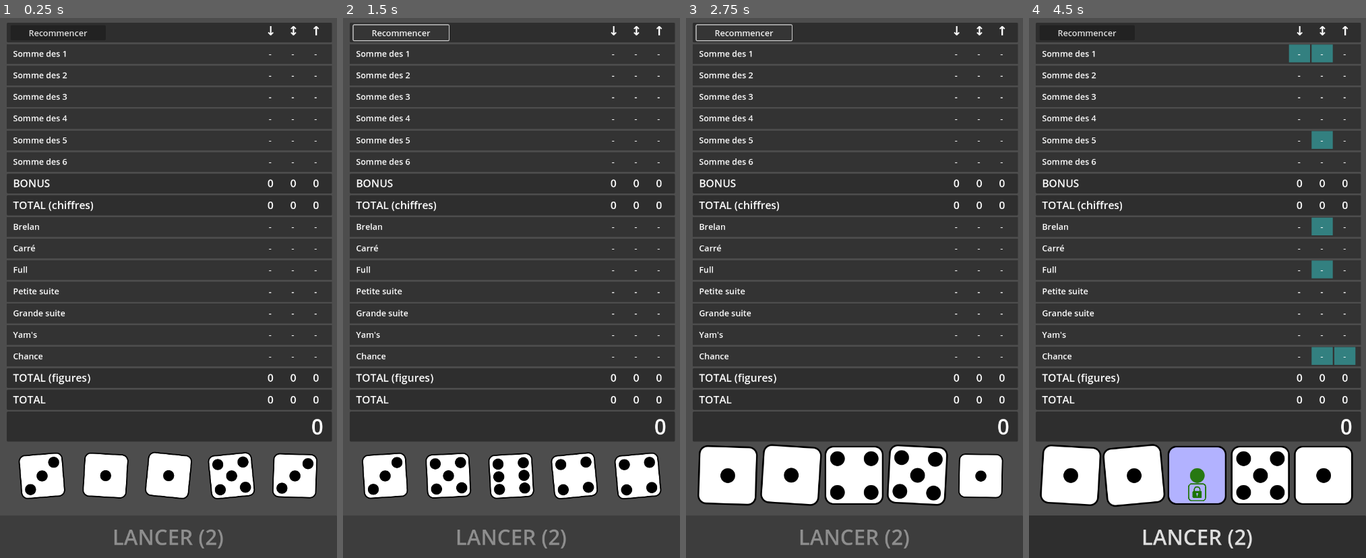
Above: before the commit, frames 1-4 (left to right).
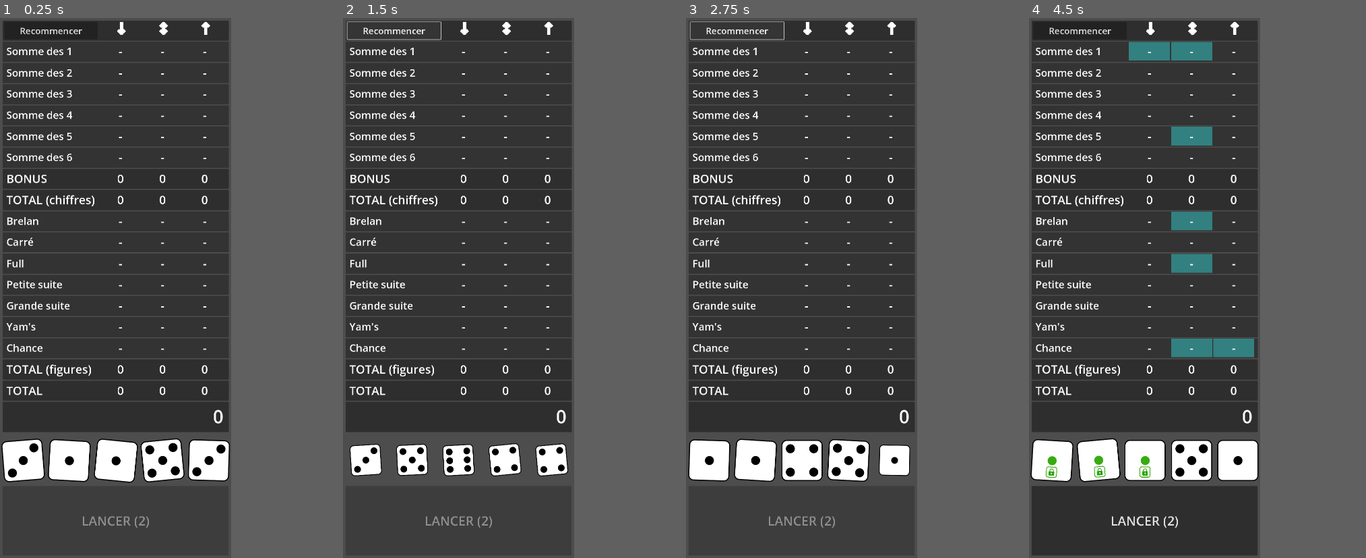
Above: after the commit, the same moments.

Repository: MicCode/yamsatro
Game: Godot game, scene res://main/main.tscn
Two runs of this game, one before a commit and one after it. Both use one fixed random seed, a clock stepped at 60 frames per second and the inputs below.
Inputs (mouse positions are in pixels of both pictures, inside the frame that each line leads up to; where the layout moved, square brackets give the same spot in the first picture):
- Up to frame 1 (0.25 s): no input
- Up to frame 2 (1.5 s): click "Recommencer" at 0.5 s; click "Recommencer" at 1.25 s
- Up to frame 3 (2.75 s): click "Recommencer" at 2 s
- Up to frame 4 (4.5 s): click (1066, 460) [1042, 444] at 2.75 s; click (1133, 460) [1103, 444] at 3.5 s; click (1200, 460) [1167, 444] at 4.25 s
In our replay, the window is 500x800 before the commit and 343x800 after it. These sizes can differ from the game's own. Grey fills any space a smaller window leaves; there, only what the larger window draws over its background counts as a difference.

The runs differ from the first frame. In frame 1, 23% of the frame differs, in the area x 0-100%, y 0-99%; in frame 2, 22%; in frame 3, 23%; in frame 4, 30%, in the area x 0-100%, y 0-100%.

Commit message:
feat: made controls bigger in UI + setup android export

Diff:
--- a/globals/GUITheme.gd
+++ b/globals/GUITheme.gd
@@ -1,5 +1,5 @@
 extends Node
 
-var die_width: float = 140.0
+var die_width: float = 160.0
 var die_dot_diameter: float = 35.0
 var tray_space_between_dice: float = 10.0
--- a/main/main.tscn
+++ b/main/main.tscn
@@ -17,34 +17,42 @@
 scale = Vector2(4, 4)
 
 [node name="Camera2D" type="Camera2D" parent="."]
-position = Vector2(401, 640)
+position = Vector2(450, 1050)
 
 [node name="DiceTray" parent="." instance=ExtResource("2_pjrb6")]
 unique_name_in_owner = true
-position = Vector2(30, 1014)
+offset_left = 10.0
+offset_top = 1640.0
+offset_right = 910.0
+offset_bottom = 1810.0
 
 [node name="RollButton" type="Button" parent="."]
 unique_name_in_owner = true
-offset_top = 1179.0
-offset_right = 801.0
-offset_bottom = 1281.0
+anchors_preset = 7
+anchor_left = 0.5
+anchor_top = 1.0
+anchor_right = 0.5
+anchor_bottom = 1.0
+offset_left = 10.0
+offset_top = 1820.0
+offset_right = 890.0
+offset_bottom = 2090.0
+grow_horizontal = 2
+grow_vertical = 0
 mouse_default_cursor_shape = 2
 theme_override_font_sizes/font_size = 50
 text = "ROLL"
 
 [node name="ScoresUi" parent="." instance=ExtResource("4_c651c")]
-offset_left = -1.0
-offset_top = 4.0
-offset_right = -1.0
-offset_bottom = 4.0
+offset_bottom = 0.0
 
 [node name="StartNew" type="Button" parent="."]
-offset_left = 26.0
-offset_top = 17.0
-offset_right = 252.0
-offset_bottom = 53.0
+offset_left = 17.0
+offset_top = 16.0
+offset_right = 381.0
+offset_bottom = 83.0
 mouse_default_cursor_shape = 2
-theme_override_font_sizes/font_size = 20
+theme_override_font_sizes/font_size = 35
 text = "Recommencer"
 
 [connection signal="pressed" from="RollButton" to="." method="_on_roll_button_pressed"]
--- a/project.godot
+++ b/project.godot
@@ -25,9 +25,11 @@
 
 [display]
 
-window/size/viewport_width=800
-window/size/viewport_height=1280
-window/size/resizable=false
+window/size/viewport_width=900
+window/size/viewport_height=2100
+window/size/mode=2
+window/stretch/mode="viewport"
+window/handheld/orientation=1
 
 [file_customization]
 
@@ -40,4 +42,5 @@
 textures/canvas_textures/default_texture_filter=0
 renderer/rendering_method="gl_compatibility"
 renderer/rendering_method.mobile="gl_compatibility"
+textures/vram_compression/import_etc2_astc=true
 2d/snap/snap_2d_transforms_to_pixel=true
--- a/scenes/DiceTray.gd
+++ b/scenes/DiceTray.gd
@@ -1,4 +1,4 @@
-extends Node2D
+extends HBoxContainer
 
 func _ready() -> void:
 	await Game.game_ready
--- a/scenes/DiceTray.tscn
+++ b/scenes/DiceTray.tscn
@@ -3,50 +3,38 @@
 [ext_resource type="Script" uid="uid://bhu7d6pbys4ne" path="res://scenes/DiceTray.gd" id="1_qqici"]
 [ext_resource type="PackedScene" uid="uid://buvhajfabvs81" path="res://scenes/Die.tscn" id="2_ds6xh"]
 
-[node name="DiceTray" type="Node2D"]
+[node name="DiceTray" type="HBoxContainer"]
+custom_minimum_size = Vector2(880, 170)
+offset_right = 880.0
+offset_bottom = 170.0
 script = ExtResource("1_qqici")
 
 [node name="Die" parent="." instance=ExtResource("2_ds6xh")]
 unique_name_in_owner = true
-offset_left = -7.4
-offset_top = -6.4
-offset_right = -7.4
-offset_bottom = -6.4
-grow_horizontal = 1
-grow_vertical = 1
+clip_contents = true
+custom_minimum_size = Vector2(170, 170)
+layout_mode = 2
 
 [node name="Die2" parent="." instance=ExtResource("2_ds6xh")]
 unique_name_in_owner = true
-offset_left = 142.6
-offset_top = -6.4
-offset_right = 142.6
-offset_bottom = -6.4
-grow_horizontal = 1
-grow_vertical = 1
+clip_contents = true
+custom_minimum_size = Vector2(170, 170)
+layout_mode = 2
 
 [node name="Die3" parent="." instance=ExtResource("2_ds6xh")]
 unique_name_in_owner = true
-offset_left = 292.6
-offset_top = -6.4
-offset_right = 292.6
-offset_bottom = -6.4
-grow_horizontal = 1
-grow_vertical = 1
+clip_contents = true
+custom_minimum_size = Vector2(170, 170)
+layout_mode = 2
 
 [node name="Die4" parent="." instance=ExtResource("2_ds6xh")]
 unique_name_in_owner = true
-offset_left = 442.6
-offset_top = -6.4
-offset_right = 442.6
-offset_bottom = -6.4
-grow_horizontal = 1
-grow_vertical = 1
+clip_contents = true
+custom_minimum_size = Vector2(170, 170)
+layout_mode = 2
 
 [node name="Die5" parent="." instance=ExtResource("2_ds6xh")]
 unique_name_in_owner = true
-offset_left = 592.6
-offset_top = -6.4
-offset_right = 592.6
-offset_bottom = -6.4
-grow_horizontal = 1
-grow_vertical = 1
+clip_contents = true
+custom_minimum_size = Vector2(170, 170)
+layout_mode = 2
--- a/scenes/die.tscn
+++ b/scenes/die.tscn
@@ -71,12 +71,18 @@
 modulate_color = Color(0.588378, 0.954463, 3.85046e-07, 1)
 
 [node name="Die" type="TextureButton"]
+anchors_preset = -1
+anchor_right = 0.16
+anchor_bottom = 0.07
+offset_right = 26.0
+offset_bottom = 23.0
 grow_horizontal = 2
 grow_vertical = 2
 pivot_offset = Vector2(74, 74)
 size_flags_horizontal = 3
 size_flags_vertical = 3
 mouse_filter = 1
+mouse_default_cursor_shape = 2
 script = ExtResource("1_kw4wr")
 lock_color = Color(0.219608, 0.670588, 0.0705882, 1)
 
@@ -85,7 +91,7 @@
 layout_mode = 0
 offset_right = 147.0
 offset_bottom = 147.0
-mouse_filter = 1
+mouse_filter = 2
 mouse_default_cursor_shape = 2
 theme_override_styles/panel = SubResource("StyleBoxFlat_77e4n")
 
--- a/ui/scores/ScoreCell.tscn
+++ b/ui/scores/ScoreCell.tscn
@@ -4,9 +4,9 @@
 [ext_resource type="Texture2D" uid="uid://c80inq2elqat1" path="res://assets/remove.png" id="2_sa8sk"]
 
 [node name="Panel" type="Panel"]
-custom_minimum_size = Vector2(50, 0)
-offset_right = 50.0
-offset_bottom = 20.0
+custom_minimum_size = Vector2(180, 0)
+offset_right = 180.0
+offset_bottom = 70.0
 mouse_default_cursor_shape = 2
 script = ExtResource("1_0t4cr")
 
@@ -16,9 +16,8 @@
 layout_mode = 2
 anchor_right = 1.0
 anchor_bottom = 1.0
-offset_bottom = 1.0
 size_flags_vertical = 1
-theme_override_font_sizes/font_size = 20
+theme_override_font_sizes/font_size = 45
 text = "123"
 horizontal_alignment = 1
 vertical_alignment = 1
--- a/ui/scores/ScoreLine.tscn
+++ b/ui/scores/ScoreLine.tscn
@@ -5,10 +5,10 @@
 
 [node name="Panel" type="Panel"]
 anchors_preset = -1
-anchor_right = 0.523
+anchor_right = 0.978
 anchor_bottom = 0.034
-offset_right = 0.559998
-offset_bottom = -0.200001
+offset_right = -0.200012
+offset_bottom = -0.200005
 size_flags_horizontal = 3
 size_flags_vertical = 3
 script = ExtResource("1_qat7w")
@@ -28,21 +28,24 @@
 layout_mode = 2
 size_flags_horizontal = 3
 size_flags_vertical = 1
-theme_override_font_sizes/font_size = 20
+theme_override_font_sizes/font_size = 40
 text = "Label"
 vertical_alignment = 1
 
 [node name="ScoreCellA" parent="ScoreLine" instance=ExtResource("2_cc7dw")]
 unique_name_in_owner = true
+custom_minimum_size = Vector2(160, 0)
 layout_mode = 2
 
 [node name="ScoreCellB" parent="ScoreLine" instance=ExtResource("2_cc7dw")]
 unique_name_in_owner = true
+custom_minimum_size = Vector2(160, 0)
 layout_mode = 2
 column = 1
 
 [node name="ScoreCellC" parent="ScoreLine" instance=ExtResource("2_cc7dw")]
 unique_name_in_owner = true
+custom_minimum_size = Vector2(160, 0)
 layout_mode = 2
 column = 2
 
--- a/ui/scores/ScoresUI.tscn
+++ b/ui/scores/ScoresUI.tscn
@@ -4,11 +4,12 @@
 [ext_resource type="PackedScene" uid="uid://b6jtlsv3r0mb3" path="res://ui/scores/ScoreLine.tscn" id="2_5whno"]
 [ext_resource type="PackedScene" uid="uid://bdq6taskmt5de" path="res://ui/scores/SumLine.tscn" id="3_rvl16"]
 
-[sub_resource type="StyleBoxFlat" id="StyleBoxFlat_13si5"]
-bg_color = Color(0.6, 0.6, 0.6, 0)
+[sub_resource type="FontVariation" id="FontVariation_rvl16"]
+variation_embolden = 1.69
 
 [sub_resource type="LabelSettings" id="LabelSettings_rvl16"]
-font_size = 30
+font = SubResource("FontVariation_rvl16")
+font_size = 60
 
 [node name="ScoresUi" type="Control"]
 layout_mode = 3
@@ -20,28 +21,20 @@
 grow_vertical = 2
 script = ExtResource("1_13si5")
 
-[node name="Panel" type="Panel" parent="."]
-layout_mode = 0
-offset_left = 35.0
-offset_top = 4.0
-offset_right = 1241.0
-offset_bottom = 528.0
-theme_override_styles/panel = SubResource("StyleBoxFlat_13si5")
-
-[node name="Container" type="VBoxContainer" parent="Panel"]
+[node name="Container" type="VBoxContainer" parent="."]
 unique_name_in_owner = true
 layout_mode = 0
-offset_left = -17.0
-offset_top = 3.0
-offset_right = 755.0
-offset_bottom = 996.0
+offset_left = 10.0
+offset_top = 10.0
+offset_right = 890.0
+offset_bottom = 1610.0
 
-[node name="Headers" type="Panel" parent="Panel/Container"]
+[node name="Headers" type="Panel" parent="Container"]
 layout_mode = 2
 size_flags_horizontal = 3
 size_flags_vertical = 3
 
-[node name="HeadersLine" type="HBoxContainer" parent="Panel/Container/Headers"]
+[node name="HeadersLine" type="HBoxContainer" parent="Container/Headers"]
 layout_mode = 1
 anchors_preset = -1
 anchor_right = 1.0
@@ -51,121 +44,124 @@
 offset_right = -12.0
 offset_bottom = 7.851
 
-[node name="EmptyLabel" type="Label" parent="Panel/Container/Headers/HeadersLine"]
+[node name="EmptyLabel" type="Label" parent="Container/Headers/HeadersLine"]
 layout_mode = 2
 size_flags_horizontal = 3
 size_flags_vertical = 1
 vertical_alignment = 1
 
-[node name="HeaderA" type="Label" parent="Panel/Container/Headers/HeadersLine"]
+[node name="HeaderA" type="Label" parent="Container/Headers/HeadersLine"]
 unique_name_in_owner = true
-custom_minimum_size = Vector2(50, 0)
+custom_minimum_size = Vector2(160, 0)
 layout_mode = 2
 size_flags_vertical = 1
+theme_override_font_sizes/font_size = 35
 text = "↓"
 label_settings = SubResource("LabelSettings_rvl16")
 horizontal_alignment = 1
 vertical_alignment = 1
 clip_text = true
 
-[node name="HeaderB" type="Label" parent="Panel/Container/Headers/HeadersLine"]
+[node name="HeaderB" type="Label" parent="Container/Headers/HeadersLine"]
 unique_name_in_owner = true
-custom_minimum_size = Vector2(50, 0)
+custom_minimum_size = Vector2(160, 0)
 layout_mode = 2
 size_flags_vertical = 1
+theme_override_font_sizes/font_size = 35
 text = "↕"
 label_settings = SubResource("LabelSettings_rvl16")
 horizontal_alignment = 1
 vertical_alignment = 1
 clip_text = true
 
-[node name="HeaderC" type="Label" parent="Panel/Container/Headers/HeadersLine"]
+[node name="HeaderC" type="Label" parent="Container/Headers/HeadersLine"]
 unique_name_in_owner = true
-custom_minimum_size = Vector2(50, 0)
+custom_minimum_size = Vector2(160, 0)
 layout_mode = 2
 size_flags_vertical = 1
+theme_override_font_sizes/font_size = 35
 text = "↑"
 label_settings = SubResource("LabelSettings_rvl16")
 horizontal_alignment = 1
 vertical_alignment = 1
 clip_text = true
 
-[node name="1" parent="Panel/Container" instance=ExtResource("2_5whno")]
+[node name="1" parent="Container" instance=ExtResource("2_5whno")]
 layout_mode = 2
 
-[node name="2" parent="Panel/Container" instance=ExtResource("2_5whno")]
+[node name="2" parent="Container" instance=ExtResource("2_5whno")]
 layout_mode = 2
 figure = 1
 
-[node name="3" parent="Panel/Container" instance=ExtResource("2_5whno")]
+[node name="3" parent="Container" instance=ExtResource("2_5whno")]
 layout_mode = 2
 figure = 2
 
-[node name="4" parent="Panel/Container" instance=ExtResource("2_5whno")]
+[node name="4" parent="Container" instance=ExtResource("2_5whno")]
 layout_mode = 2
 figure = 3
 
-[node name="5" parent="Panel/Container" instance=ExtResource("2_5whno")]
+[node name="5" parent="Container" instance=ExtResource("2_5whno")]
 layout_mode = 2
 figure = 4
 
-[node name="6" parent="Panel/Container" instance=ExtResource("2_5whno")]
+[node name="6" parent="Container" instance=ExtResource("2_5whno")]
 layout_mode = 2
 figure = 5
 
-[node name="NumbersBonus" parent="Panel/Container" instance=ExtResource("3_rvl16")]
+[node name="NumbersBonus" parent="Container" instance=ExtResource("3_rvl16")]
 layout_mode = 2
 label = "BONUS"
 
-[node name="NumbersSum" parent="Panel/Container" instance=ExtResource("3_rvl16")]
+[node name="NumbersSum" parent="Container" instance=ExtResource("3_rvl16")]
 layout_mode = 2
 label = "TOTAL (chiffres)"
 category = 1
 
-[node name="Brelan" parent="Panel/Container" instance=ExtResource("2_5whno")]
+[node name="Brelan" parent="Container" instance=ExtResource("2_5whno")]
 layout_mode = 2
 figure = 6
 
-[node name="Carré" parent="Panel/Container" instance=ExtResource("2_5whno")]
+[node name="Carré" parent="Container" instance=ExtResource("2_5whno")]
 layout_mode = 2
 figure = 7
 
-[node name="Full" parent="Panel/Container" instance=ExtResource("2_5whno")]
+[node name="Full" parent="Container" instance=ExtResource("2_5whno")]
 layout_mode = 2
 figure = 8
 
-[node name="Petite Suite" parent="Panel/Container" instance=ExtResource("2_5whno")]
+[node name="Petite Suite" parent="Container" instance=ExtResource("2_5whno")]
 layout_mode = 2
 figure = 9
 
-[node name="Grande suite" parent="Panel/Container" instance=ExtResource("2_5whno")]
+[node name="Grande suite" parent="Container" instance=ExtResource("2_5whno")]
 layout_mode = 2
 figure = 10
 
-[node name="Yams" parent="Panel/Container" instance=ExtResource("2_5whno")]
+[node name="Yams" parent="Container" instance=ExtResource("2_5whno")]
 layout_mode = 2
 figure = 11
 
-[node name="Chance" parent="Panel/Container" instance=ExtResource("2_5whno")]
+[node name="Chance" parent="Container" instance=ExtResource("2_5whno")]
 layout_mode = 2
 figure = 12
 
-[node name="FiguresSum" parent="Panel/Container" instance=ExtResource("3_rvl16")]
+[node name="FiguresSum" parent="Container" instance=ExtResource("3_rvl16")]
 layout_mode = 2
 label = "TOTAL (figures)"
 category = 2
 
-[node name="TotalSum" parent="Panel/Container" instance=ExtResource("3_rvl16")]
+[node name="TotalSum" parent="Container" instance=ExtResource("3_rvl16")]
 layout_mode = 2
 category = 3
 
-[node name="TotalScore" type="Panel" parent="Panel/Container"]
+[node name="TotalScore" type="Panel" parent="Container"]
 unique_name_in_owner = true
 layout_mode = 2
 size_flags_vertical = 3
 size_flags_stretch_ratio = 1.5
 
-[node name="HBoxContainer" type="HBoxContainer" parent="Panel/Container/TotalScore"]
+[node name="HBoxContainer" type="HBoxContainer" parent="Container/TotalScore"]
 layout_mode = 1
 anchors_preset = -1
 anchor_right = 0.996
@@ -173,16 +169,16 @@
 offset_right = -16.912
 offset_bottom = 0.910995
 
-[node name="EmptyLabel" type="Label" parent="Panel/Container/TotalScore/HBoxContainer"]
+[node name="EmptyLabel" type="Label" parent="Container/TotalScore/HBoxContainer"]
 layout_mode = 2
 size_flags_horizontal = 3
 size_flags_vertical = 1
 
-[node name="TotalScoreLabel" type="Label" parent="Panel/Container/TotalScore/HBoxContainer"]
+[node name="TotalScoreLabel" type="Label" parent="Container/TotalScore/HBoxContainer"]
 unique_name_in_owner = true
 layout_mode = 2
-theme_override_font_sizes/font_size = 50
+theme_override_font_sizes/font_size = 70
 text = "999"
 
-[connection signal="mouse_entered" from="Panel/Container/Headers/HeadersLine" to="Panel/Container/Headers/HeadersLine" method="_on_mouse_entered"]
-[connection signal="mouse_exited" from="Panel/Container/Headers/HeadersLine" to="Panel/Container/Headers/HeadersLine" method="_on_mouse_exited"]
+[connection signal="mouse_entered" from="Container/Headers/HeadersLine" to="Container/Headers/HeadersLine" method="_on_mouse_entered"]
+[connection signal="mouse_exited" from="Container/Headers/HeadersLine" to="Container/Headers/HeadersLine" method="_on_mouse_exited"]
--- a/ui/scores/SumLine.tscn
+++ b/ui/scores/SumLine.tscn
@@ -4,10 +4,10 @@
 
 [node name="SumLine" type="Panel"]
 anchors_preset = -1
-anchor_right = 0.523
+anchor_right = 0.978
 anchor_bottom = 0.034
-offset_right = 0.559998
-offset_bottom = -0.200001
+offset_right = -0.200012
+offset_bottom = -0.200005
 size_flags_horizontal = 3
 size_flags_vertical = 3
 script = ExtResource("1_4xoke")
@@ -26,16 +26,16 @@
 layout_mode = 2
 size_flags_horizontal = 3
 size_flags_vertical = 1
-theme_override_font_sizes/font_size = 25
+theme_override_font_sizes/font_size = 45
 text = "TOTAL"
 vertical_alignment = 1
 
 [node name="ValueA" type="Label" parent="ScoreLine"]
 unique_name_in_owner = true
-custom_minimum_size = Vector2(50, 0)
+custom_minimum_size = Vector2(160, 0)
 layout_mode = 2
 size_flags_vertical = 1
-theme_override_font_sizes/font_size = 25
+theme_override_font_sizes/font_size = 45
 text = "123"
 horizontal_alignment = 1
 vertical_alignment = 1
@@ -43,10 +43,10 @@
 
 [node name="ValueB" type="Label" parent="ScoreLine"]
 unique_name_in_owner = true
-custom_minimum_size = Vector2(50, 0)
+custom_minimum_size = Vector2(160, 0)
 layout_mode = 2
 size_flags_vertical = 1
-theme_override_font_sizes/font_size = 25
+theme_override_font_sizes/font_size = 45
 text = "123"
 horizontal_alignment = 1
 vertical_alignment = 1
@@ -54,10 +54,10 @@
 
 [node name="ValueC" type="Label" parent="ScoreLine"]
 unique_name_in_owner = true
-custom_minimum_size = Vector2(50, 0)
+custom_minimum_size = Vector2(160, 0)
 layout_mode = 2
 size_flags_vertical = 1
-theme_override_font_sizes/font_size = 25
+theme_override_font_sizes/font_size = 45
 text = "123"
 horizontal_alignment = 1
 vertical_alignment = 1
Not shown, added: export_presets.cfg
Not shown, changed: .gitignore
